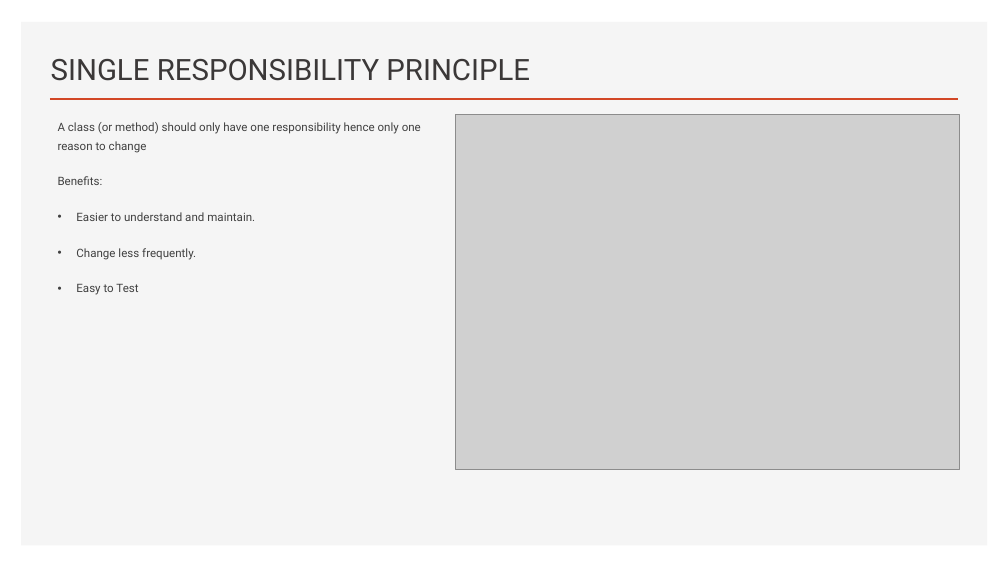
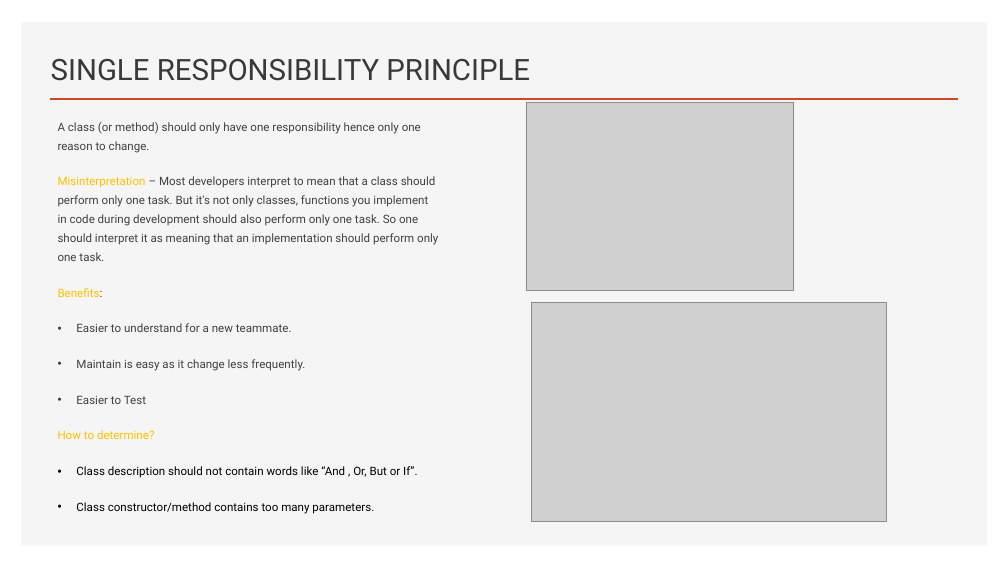
Before and after one commit to jatinrdave/SOLIDPRINCIPLESDEMO, a slide deck: slide 9 of SOLID PRINCIPLES_NEW.pptx (slide 7 before the commit). Drawn at 1008x567 pixels with LibreOffice and Linux fonts; fonts in the diff are those of the drawing; grey boxes stand for pictures. Boxes give left, top, right and bottom in pixels: in the first picture for what was removed or moved away, otherwise in the second. Text is boxed around its words. In the diff, an @@ line names an element or a change of style, - is before the commit and + after.

```diff
--- a/SOLID PRINCIPLES_NEW.pptx
+++ b/SOLID PRINCIPLES_NEW.pptx
@@ picture: place and size @@
-picture at [456, 115, 960, 470]
+picture at [527, 102, 794, 290]
@@ text at [58, 122, 438, 261]: text changed @@
-A class (or method) should only have one responsibility hence only one reason to change
+A class (or method) should only have one responsibility hence only one reason to change.
+Misinterpretation – Most developers interpret to mean that a class should perform only one task. But it's not only classes, functions you implement in code during development should also perform only one task. So one should interpret it as meaning that an implementation should perform only one task.
@@ text at [58, 288, 103, 297]: text colour #404040 to #FFC000 in "Benefits:" @@
@@ text at [58, 323, 417, 514]: text changed; text colour #404040 to #000000 @@
-• Easier to understand and maintain.
-• Change less frequently.
-• Easy to Test
+• Easier to understand for a new teammate.
+• Maintain is easy as it change less frequently.
+• Easier to Test
+How to determine?
+• Class description should not contain words like “And , Or, But or If”.
+• Class constructor/method contains too many parameters.
@@ picture added at [532, 302, 887, 521] @@
```
Also in this commit, not shown: 10 other slides changed, 4 slides added, 1 slide removed, 18 other files.
